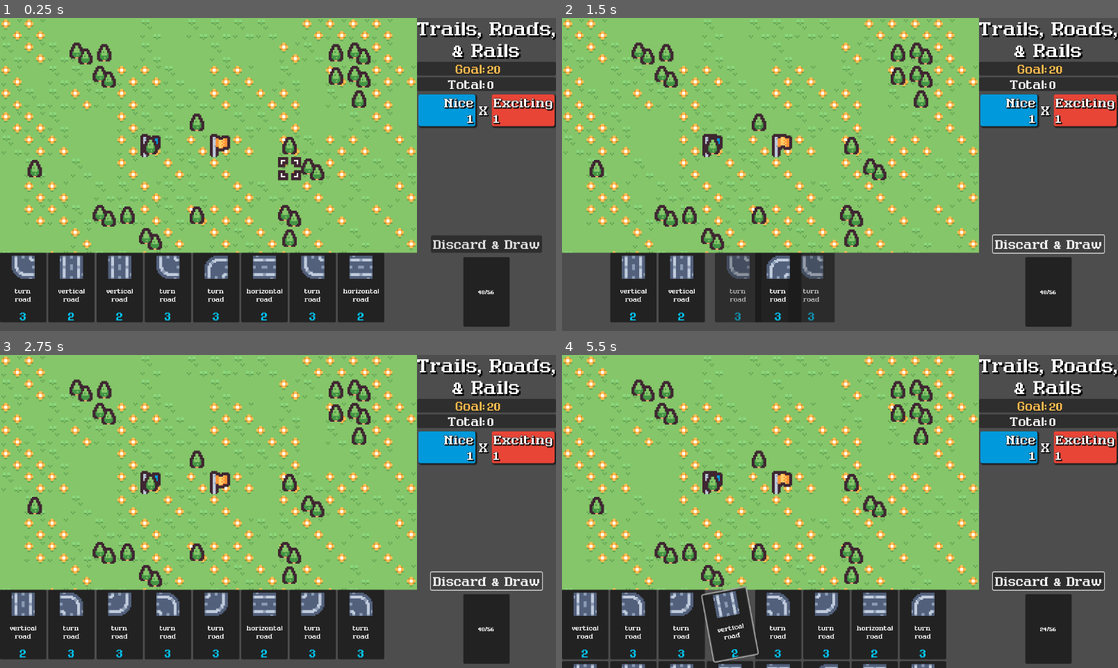
Above: before the commit, frames 1-4 (two rows, left to right).
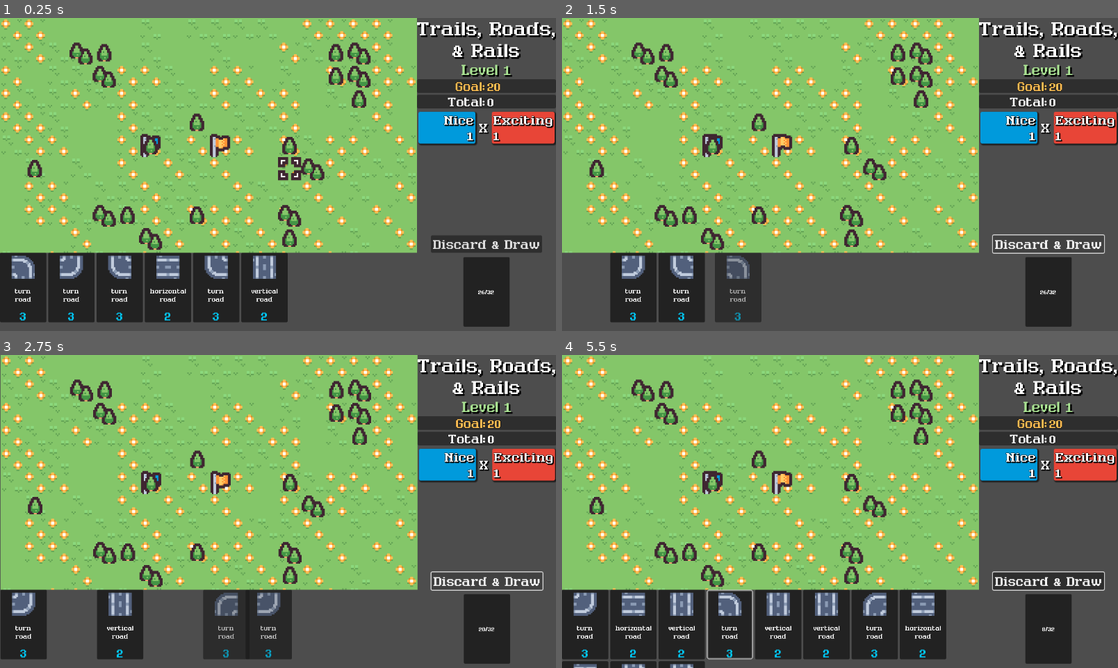
Above: after the commit, the same moments.

Repository: nuzcraft/trails-roads-rails
Game: Godot game, scene res://scenes/main.tscn
Same seed, same stepped clock (60 frames per second), same inputs: the game is played once before the commit and once after it.
Inputs (mouse positions are in pixels of both pictures, inside the frame that each line leads up to):
- Up to frame 1 (0.25 s): no input
- Up to frame 2 (1.5 s): click "Discard & Draw" at 0.5 s; click "Discard & Draw" at 1.25 s
- Up to frame 3 (2.75 s): click "Discard & Draw" at 2 s
- Up to frame 4 (5.5 s): move the mouse to (584, 624) at 2.77 s; click (584, 624) at 2.92 s; move the mouse to (634, 624) at 3.52 s; click (634, 624) at 3.67 s; move the mouse to (684, 624) at 4.27 s; click (684, 624) at 4.42 s; move the mouse to (728, 624) at 5.02 s; click (728, 624) at 5.17 s

The runs differ from the first frame. In frame 1, 9.3% of the frame differs, in the area x 2-100%, y 14-98%; in frame 2, 7.9%; in frame 3, 17%, in the area x 0-100%, y 0-99%; in frame 4, 7.7%.

Commit message:
finished combo stuff I think?

Diff:
--- a/scenes/main.gd
+++ b/scenes/main.gd
@@ -12,6 +12,7 @@
 @onready var total_value_label: Label = $Control/VBoxContainer/PanelContainer/HBoxContainer/TotalValueLabel
 @onready var goal_value_label: Label = $Control/VBoxContainer/GoalContainer/HBoxContainer/GoalValueLabel
 @onready var need_points_label: Label = $Control/VBoxContainer/VBoxContainer/NeedPointsLabel
+@onready var level_label: Label = $Control/VBoxContainer/LevelLabel
 
 # card types
 const VERT_ROAD_CARD = preload("res://scenes/card/road/vert_road_card.tscn")
@@ -43,6 +44,8 @@
 var level: int = 0
 var score_needed: int = 0
 
+var shake: float = 0.0
+
 var rng := RandomNumberGenerator.new()
 
 # Called when the node enters the scene tree for the first time.
@@ -64,6 +67,11 @@
 	exciting_value_label.text = str(exciting_score)
 	total_value_label.text = str(total_score)
 	goal_value_label.text = str(score_needed)
+	level_label.text = "Level " + str(level)
+
+	if shake:
+		shake = max(shake - 2.0 * delta, 0)
+		screenshake()
 
 func on_card_dropped(card: Card, atlas_position: Vector2) -> void:
 	var cell_coord: Vector2 = tile_map_layer_path.local_to_map(tile_map_layer_path.get_local_mouse_position())
@@ -74,6 +82,7 @@
 		return
 	tile_map_layer_path.set_cell(cell_coord, 0, atlas_position)
 	add_point_to_astar(cell_coord, card.connection_array)
+	add_screenshake(0.3)
 	cards_in_play[cell_coord] = card
 	hand_cards.remove_at(hand_cards.find(card))
 	hand_container.remove_child(card)
@@ -86,8 +95,7 @@
 		label.text = "not a path"
 
 func on_card_picked_up(card: Card) -> void:
-	#card.reparent(self)
-	pass
+	add_screenshake(0.25)
 
 func on_card_returned_to_hand(card: Card) -> void:
 	hand_container.queue_sort()
@@ -163,16 +171,16 @@
 func add_card_to_hand(card: Card) -> void:
 	hand_cards.append(card)
 	hand_container.add_child(card)
+	hand_container.queue_sort()
+
+func add_card_to_deck(card: Card) -> void:
+	deck_cards.append(card)
+
+func add_card_to_all(card: Card) -> void:
+	all_cards.append(card)
 	card.card_dropped.connect(on_card_dropped)
 	card.card_picked_up.connect(on_card_picked_up)
 	card.card_returned_to_hand.connect(on_card_returned_to_hand)
-	hand_container.queue_sort()
-
-func add_card_to_deck(card: Card) -> void:
-	deck_cards.append(card)
-
-func add_card_to_all(card: Card) -> void:
-	all_cards.append(card)
 
 func draw_cards_to_hand(num: int) -> void:
 	deck_cards.shuffle()
@@ -241,7 +249,7 @@
 				var combo_mult = (combo / 3) * card.combo_score
 				print('combo mult is %d' % combo_mult)
 				if combo_mult > 0:
-					await score_popup("exciting", combo_mult, path[i], dur, "+", true)
+					await score_popup("exciting", combo_mult, path[i] - Vector2(0.5, 0), dur, "+", true)
 	if total_score >= score_needed:
 		need_points_label.hide()
 		next_level()
@@ -260,6 +268,7 @@
 		_: pop.mod = KenneyColors.GREEN
 	sub_viewport_container.add_child(pop)
 	pop.position = pos * 16 * 3
+	add_screenshake(0.7 - duration)
 	await get_tree().create_timer(duration).timeout
 	match type:
 		"nice": nice_score += amount
@@ -269,7 +278,7 @@
 
 func new_game() -> void:
 	all_cards = []
-	for i in 56:
+	for i in 32:
 		var crd: Card
 		match i % 8:
 			0: crd = VERT_ROAD_CARD.instantiate()
@@ -283,17 +292,17 @@
 		add_card_to_all(crd)
 
 func next_level() -> void:
+	await discard_all()
 	level += 1
 	score_needed = 20 + 20 * ((level - 1) * 1.5)
 	total_score = 0
 	nice_score = 1
 	exciting_score = 1
-	await discard_all()
 	deck_cards = []
 	cards_in_play = {}
 	for crd in all_cards:
 		add_card_to_deck(crd)
-	draw_cards_to_hand(8)
+	draw_cards_to_hand(6)
 
 	var src_target_array: Array[Vector2] = generate_map(level)
 	source = src_target_array[0]
@@ -303,7 +312,7 @@
 
 func _on_discard_draw_button_pressed() -> void:
 	await discard_all()
-	draw_cards_to_hand(8)
+	draw_cards_to_hand(6)
 
 func discard_all() -> void:
 	hand_cards.reverse()
@@ -313,5 +322,17 @@
 		tween.tween_property(card, "global_position", $Control/DeckContainer.global_position, 0.5)
 		tween.parallel().tween_property(card, "modulate:a", 0.0, 0.5)
 		await get_tree().create_timer(0.25).timeout
+		add_screenshake(0.25)
 		hand_container.remove_child(card)
 	hand_cards.clear()
+
+func add_screenshake(amount: float) -> void:
+	shake = min(shake + amount, 1.0)
+
+func screenshake() -> void:
+	var decay := 0.8
+	var max_offset := Vector2(20, 20)
+	var power = 2
+	var amount = pow(shake, power)
+	$Control.position.x = max_offset.x * amount * randi_range(-1, 1)
+	$Control.position.y = max_offset.y * amount * randi_range(-1, 1)
--- a/scenes/main.tscn
+++ b/scenes/main.tscn
@@ -18,6 +18,13 @@
 font_size = 48
 outline_size = 1
 outline_color = Color(0, 0, 0, 1)
+shadow_size = 2
+shadow_color = Color(0, 0, 0, 1)
+shadow_offset = Vector2(3, 3)
+
+[sub_resource type="LabelSettings" id="LabelSettings_rxyuq"]
+font_size = 36
+font_color = Color(0.666667, 0.890196, 0.576471, 1)
 shadow_size = 2
 shadow_color = Color(0, 0, 0, 1)
 shadow_offset = Vector2(3, 3)
@@ -107,7 +114,7 @@
 tile_set = ExtResource("1_ow657")
 
 [node name="GridCursor" parent="Control/SubViewportContainer/SubViewport" instance=ExtResource("2_7h2p8")]
-position = Vector2(728, 184)
+position = Vector2(1016, 296)
 
 [node name="SubViewport2" type="SubViewport" parent="Control/SubViewportContainer"]
 transparent_bg = true
@@ -173,6 +180,12 @@
 label_settings = SubResource("LabelSettings_alf16")
 horizontal_alignment = 1
 
+[node name="LevelLabel" type="Label" parent="Control/VBoxContainer"]
+layout_mode = 2
+text = "Level 1"
+label_settings = SubResource("LabelSettings_rxyuq")
+horizontal_alignment = 1
+
 [node name="GoalContainer" type="PanelContainer" parent="Control/VBoxContainer"]
 layout_mode = 2
 
Not shown: 1 places in scenes/main.tscn that only renumber resources
Not shown, added: screenshots/007_too_much_screenshake.gif
